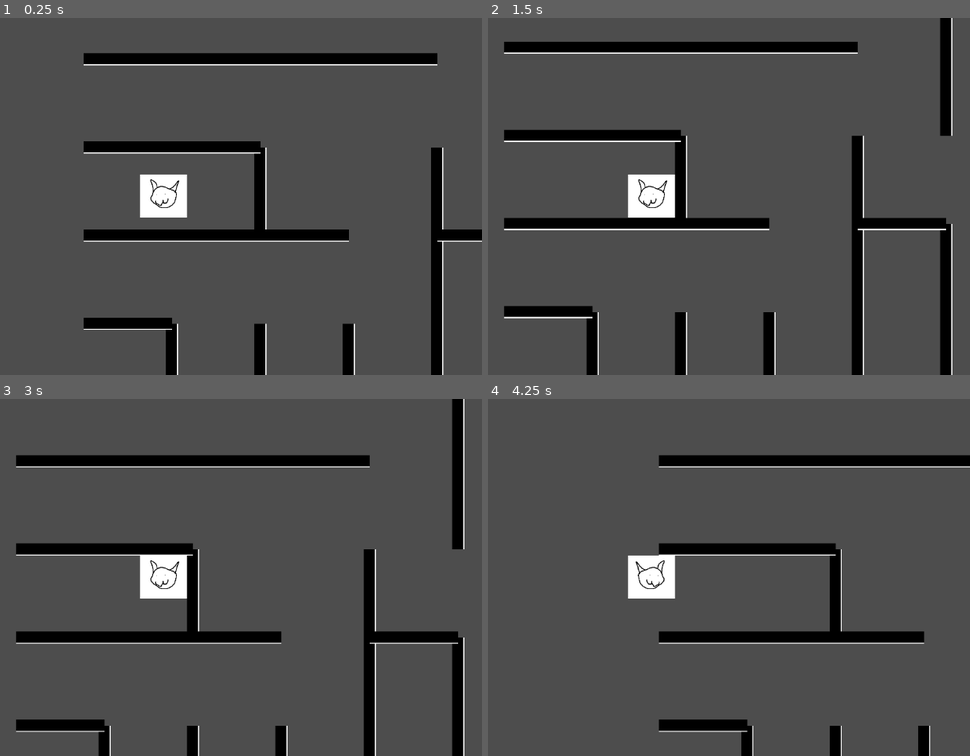
Above: before the commit, frames 1-4 (two rows, left to right).
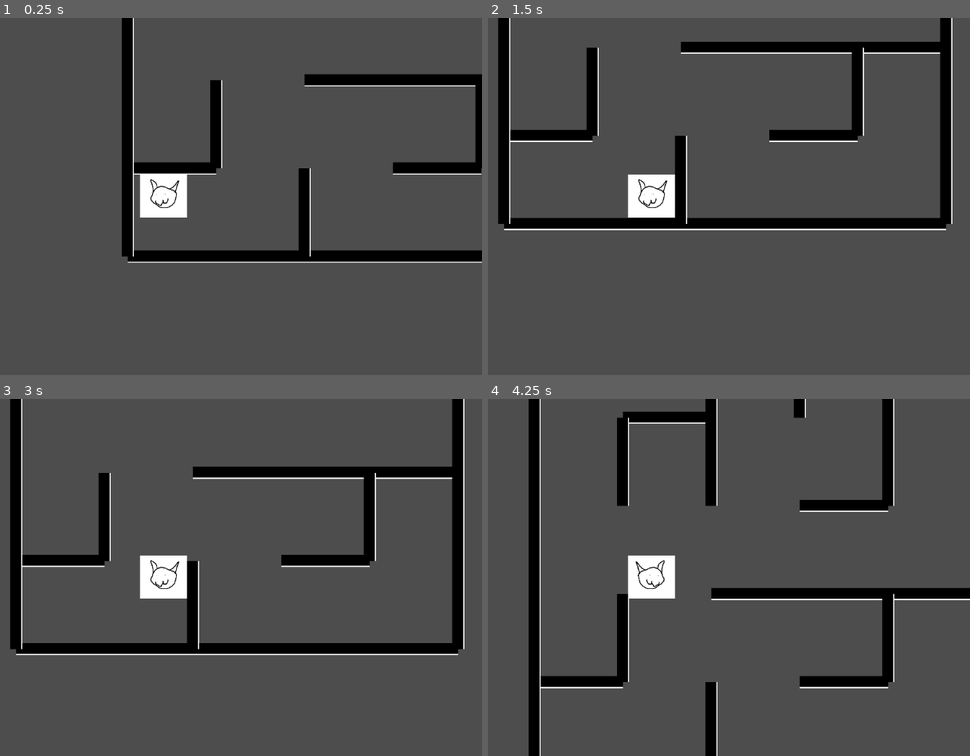
Above: after the commit, the same moments.

Repository: chisatonishikigi479/2024-HackWashU-Project
Game: Godot game, scene res://maze_generation_manager.tscn
Same seed, same stepped clock (60 frames per second), same inputs: the game is played once before the commit and once after it. This scene is started directly instead of the project's main scene.
Inputs:
- Up to frame 1 (0.25 s): no input
- Up to frame 2 (1.5 s): tap Enter at 0.5 s; hold D (move_right) 0.53-1.28 s; hold S (move_down) from 1.28 s (still down)
- Up to frame 3 (3 s): tap Space at 2 s; release S (move_down) at 2.03 s; hold D (move_right) 2.03-2.78 s; tap Enter at 2.75 s; hold W (move_up) from 2.78 s (still down)
- Up to frame 4 (4.25 s): release W (move_up) at 3.53 s; hold A (move_left) from 3.53 s (still down)

The runs differ from the first frame. In frame 1, 17% of the frame differs, in the area x 17-100%, y 0-100%; in frame 2, 11%; in frame 3, 18%, in the area x 2-97%, y 0-100%; in frame 4, 16%.

Commit message:
Update MazeGenerationManager.gd

Diff:
--- a/MazeGenerationManager.gd
+++ b/MazeGenerationManager.gd
@@ -1,8 +1,8 @@
 extends Node2D
 
 var maze
-var xdim = 10
-var ydim = 6
+var xdim = 5
+var ydim = 5
 var offsetY = 23
 var offsetX = -11
 var wallunit = 160
@@ -46,6 +46,7 @@
 			walls.append(wall)
 			wall.add_to_group("walls")
 			add_child(wall)
+			wall.rotation_degrees = 90
 			wall.global_position = Vector2(min(edge.vertex1.coords.x, edge.vertex2.coords.x)*wallunit + (wallunit / 2) - offsetX, edge.vertex1.coords.y * wallunit - (wallunit / 2) + offsetY)
 			print("generated wall at " + str(wall.global_position))
 			wall.set_visible(true)
@@ -58,7 +59,6 @@
 			walls.append(wall)
 			wall.add_to_group("walls")
 			add_child(wall)
-			wall.rotation_degrees = 90
 			wall.global_position = Vector2(edge.vertex1.coords.x * wallunit - offsetX, min(edge.vertex1.coords.y, edge.vertex2.coords.y)*wallunit + offsetY)
 			print("generated wall at " + str(wall.global_position))
 			wall.set_visible(true)
